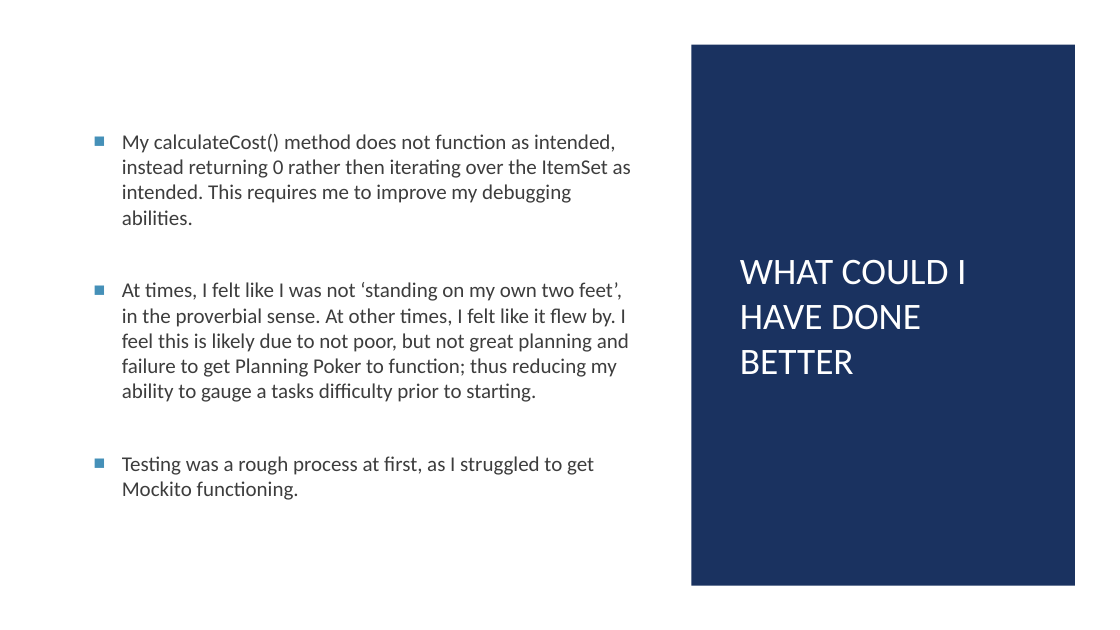
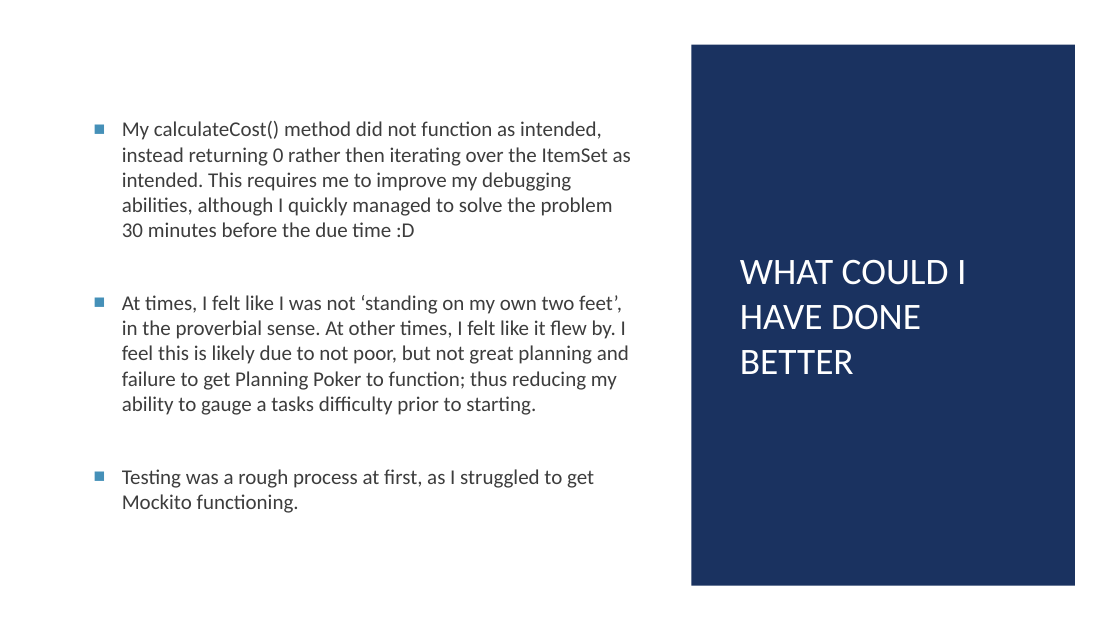
Before and after one commit to MrWalshyType2/ims-starting-point, a slide deck: slide 13 of ims_presentation.pptx. Drawn at 1120x630 pixels with LibreOffice and Linux fonts; fonts in the diff are those of the drawing. Boxes give left, top, right and bottom in pixels: in the first picture for what was removed or moved away, otherwise in the second. Text is boxed around its words. In the diff, an @@ line names an element or a change of style, - is before the commit and + after.

```diff
--- a/ims_presentation.pptx
+++ b/ims_presentation.pptx
@@ text at box(122, 121, 631, 237): text changed @@
-■ My calculateCost() method does not function as intended, instead returning 0 rather then iterating over the ItemSet as intended. This requires me to improve my debugging abilities.
+■ My calculateCost() method did not function as intended, instead returning 0 rather then iterating over the ItemSet as intended. This requires me to improve my debugging abilities, although I quickly managed to solve the problem 30 minutes before the due time :D
```
Also in this commit, not shown: 2 other slides changed.
